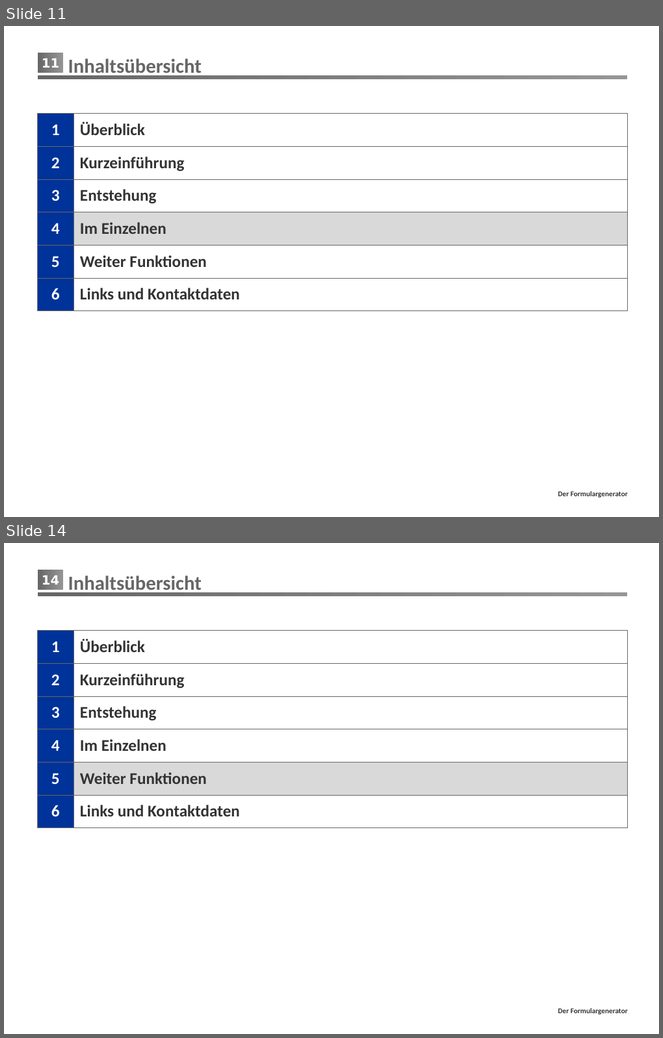
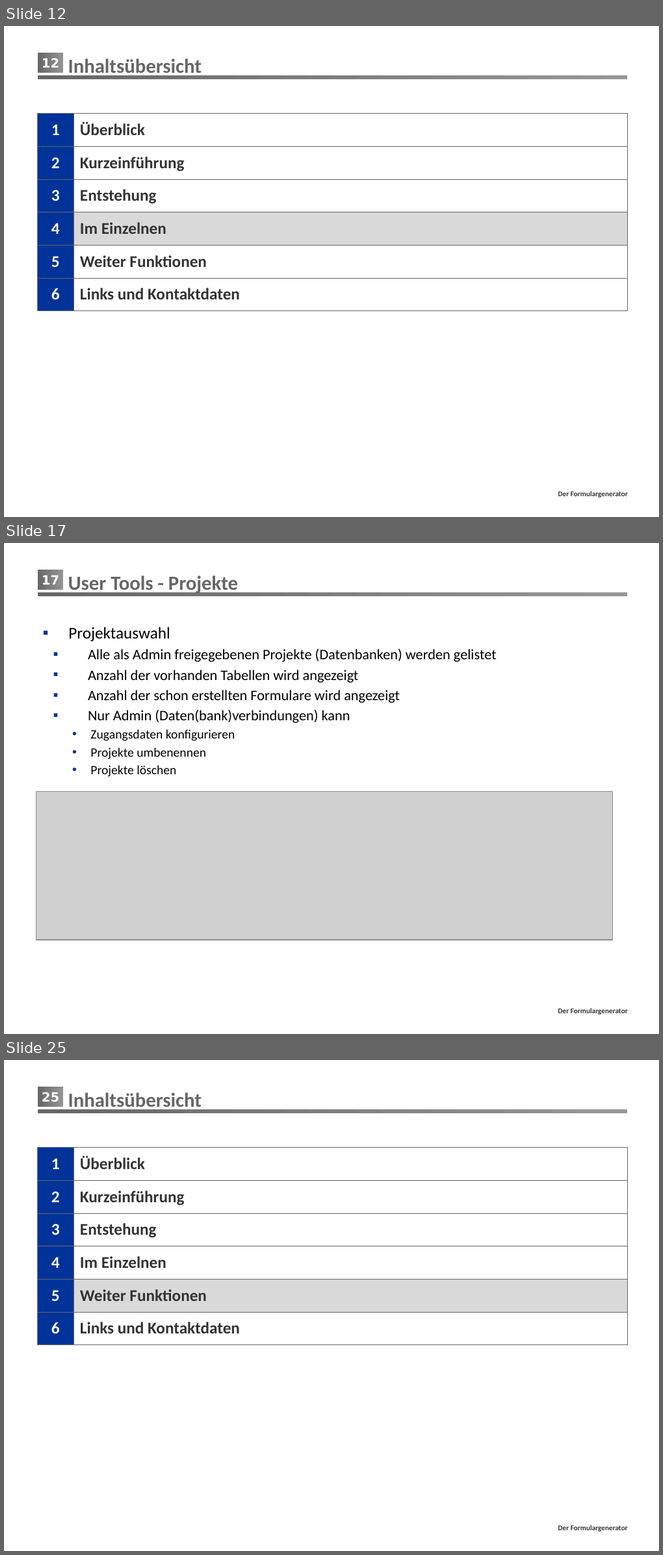
Before and after one commit to mrmorden74/formgen, a slide deck: Präsentation/FormGen.pptx. Shown one above the other, each under a label of ours: slides 11 and 14 before the commit, slides 12, 17 and 25 after it; the slides between them are not shown. The pictures are 663x1038 and 663x1555 pixels, drawn with LibreOffice and Linux fonts; fonts in the diff are those of the drawing; grey boxes stand for pictures; background and template pictures are left out. Boxes give left, top, right and bottom in pixels: in the first picture for what was removed or moved away, otherwise in the second. Text is boxed around its words. In the diff, an @@ line names an element or a change of style, - is before the commit and + after.

```diff
--- a/Präsentation/FormGen.pptx
+++ b/Präsentation/FormGen.pptx
@@ slide 17 added at (x1=4, y1=543, x2=659, y2=1034), background #FFFFFF; not listed: 3 template elements that a slide beside it also shows @@
@@ title added at (x1=68, y1=575, x2=238, y2=595), 22 pt, text #666666, bold @@
+User Tools - Projekte
@@ text added at (x1=68, y1=627, x2=497, y2=777), 16 pt, text #000000 @@
+▪ Projektauswahl
+  ▪ Alle als Admin freigegebenen Projekte (Datenbanken) werden gelistet
+  ▪ Anzahl der vorhanden Tabellen wird angezeigt
+  ▪ Anzahl der schon erstellten Formulare wird angezeigt
+  ▪ Nur Admin (Daten(bank)verbindungen) kann
+    • Zugangsdaten konfigurieren
+    • Projekte umbenennen
+    • Projekte löschen
@@ picture added at (x1=36, y1=792, x2=612, y2=941) @@
@@ what was slide 11 is now slide 12 @@
@@ page number at (x1=42, y1=58, x2=59, y2=68): text changed @@
-11
+12
@@ what was slide 14 is now slide 25 @@
@@ page number at (x1=42, y1=1092, x2=59, y2=1102): text changed @@
-14
+25
```
Also in this commit, not shown: 6 slides changed, 12 other slides added, 1 slide removed, 4 other files.
